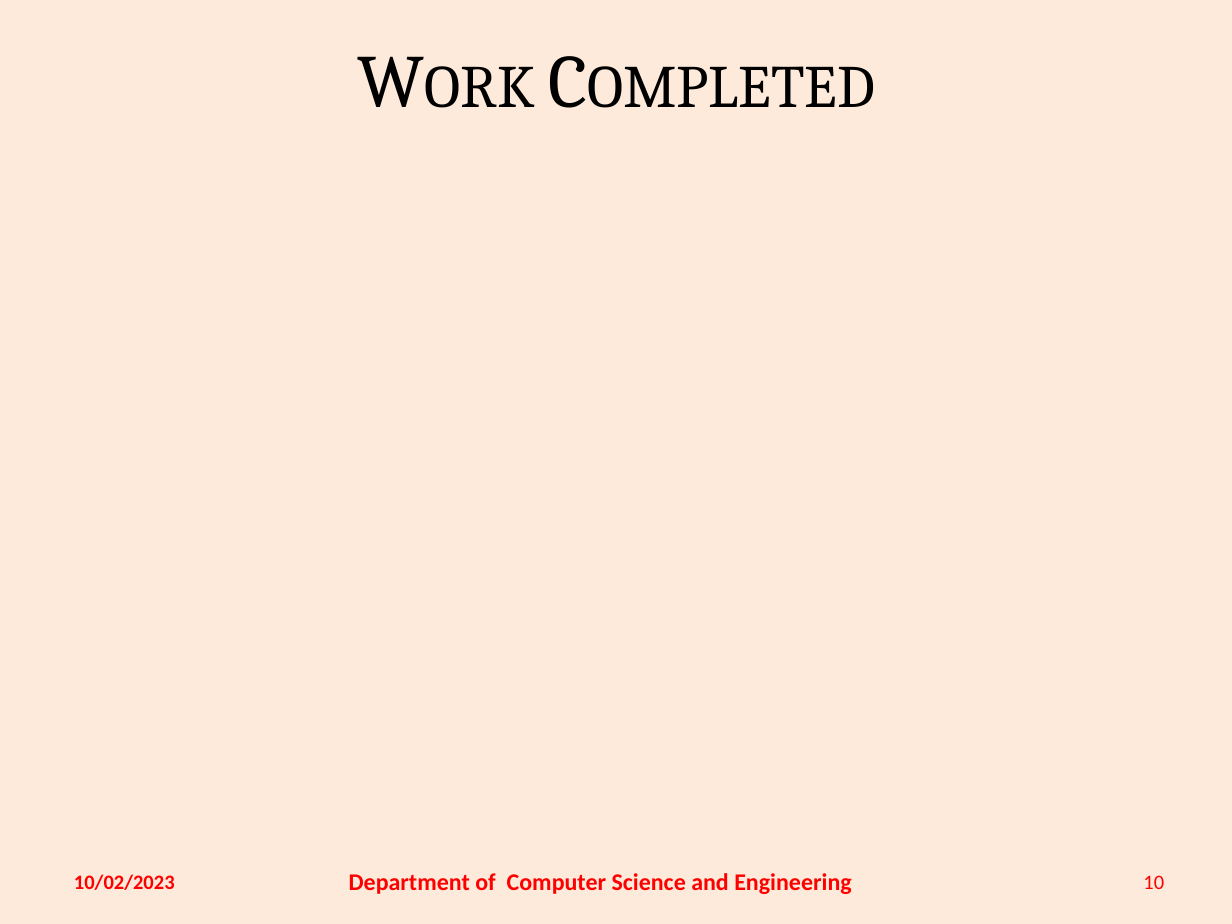
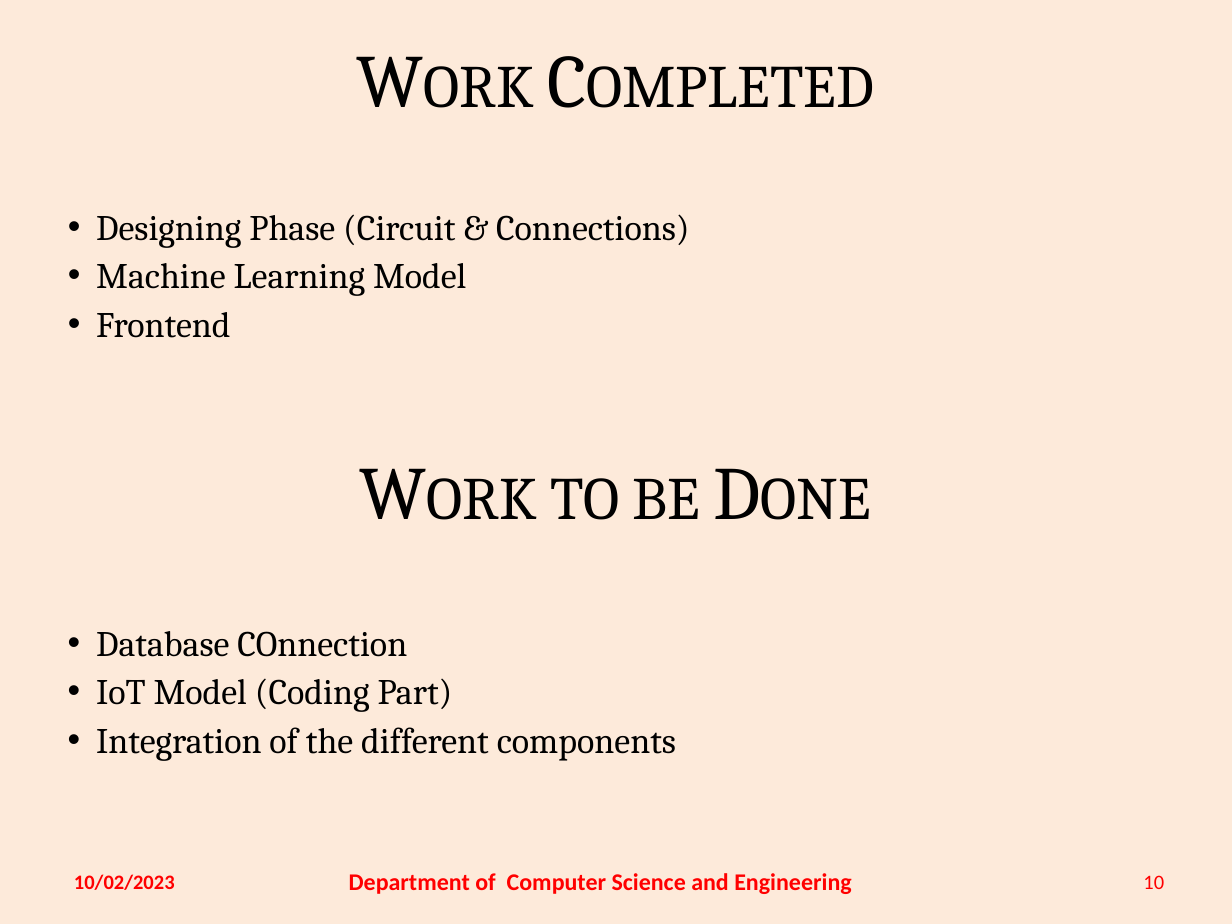
Before and after one commit to thatNitinVinayak/Inventory-Management-using-IoT, a slide deck: slide 10 of Review/Review 1/19C0-59,62,77 Review1 (18CS810) - incomplete.pptx. Drawn at 1232x924 pixels with LibreOffice and Linux fonts; fonts in the diff are those of the drawing. Boxes give left, top, right and bottom in pixels: in the first picture for what was removed or moved away, otherwise in the second. Text is boxed around its words. In the diff, an @@ line names an element or a change of style, - is before the commit and + after.

```diff
--- a/Review/Review 1/19C0-59,62,77 Review1 (18CS810) - incomplete.pptx
+++ b/Review/Review 1/19C0-59,62,77 Review1 (18CS810) - incomplete.pptx
@@ text added at bbox=[96, 214, 690, 338], 21 pt, text #000000 @@
+• Designing Phase (Circuit & Connections)
+• Machine Learning Model
+• Frontend
@@ text added at bbox=[551, 478, 700, 520], 44 pt, text #000000, small capitals @@
+Work to be Done
@@ text added at bbox=[96, 631, 676, 761], 21 pt, text #000000 @@
+• Database COnnection
+• IoT Model (Coding Part)
+• Integration of the different components
```
Also in this commit, not shown: 4 other slides changed.
